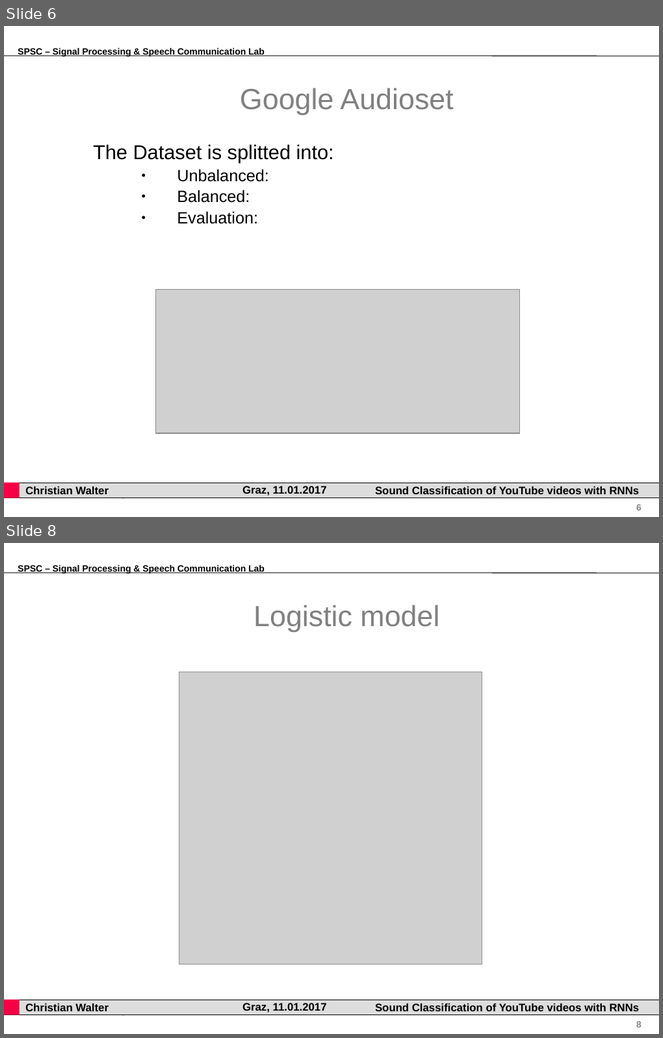
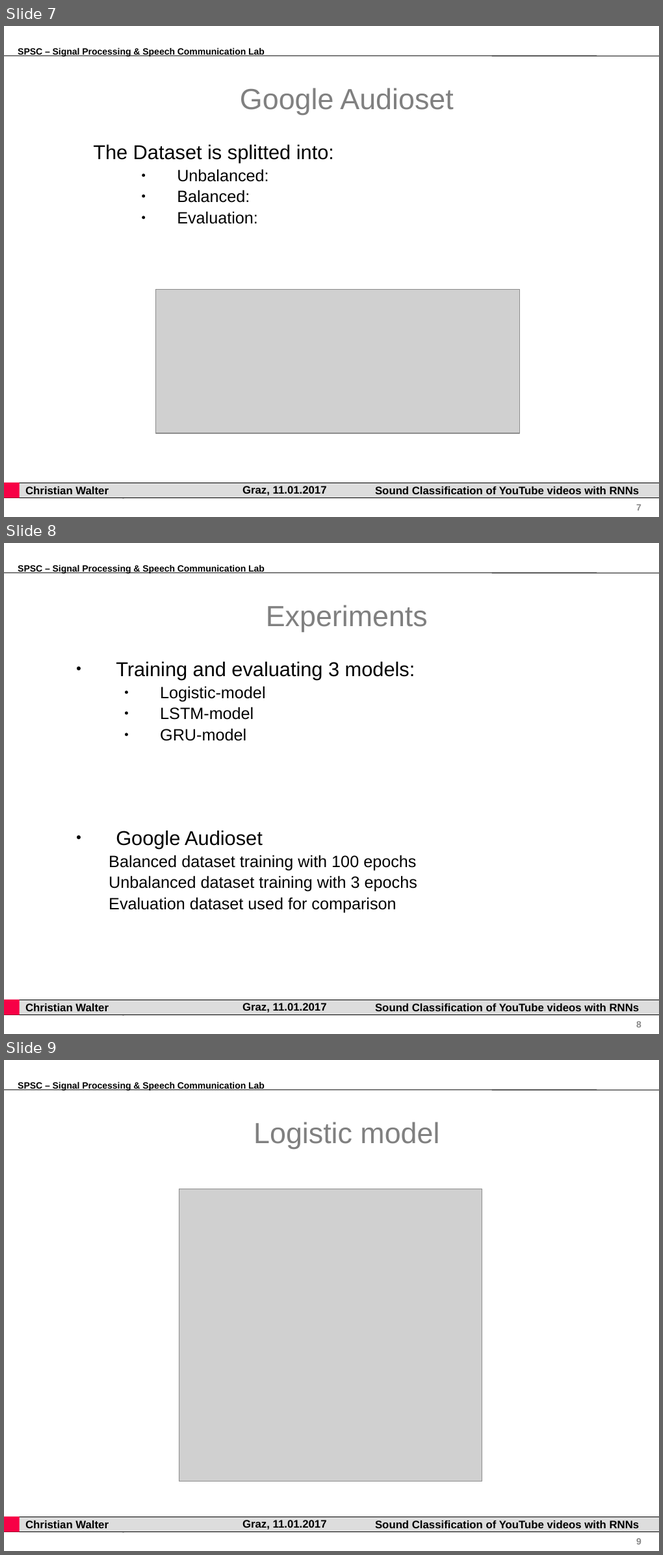
Before and after one commit to gartenschlaefer/present, a slide deck: bachelor_thesis/bachelor_thesis.ppt. Shown one above the other, each under a label of ours: slides 6 and 8 before the commit, slides 7, 8 and 9 after it; the slides between them are not shown. The pictures are 663x1038 and 663x1555 pixels, drawn with LibreOffice and Linux fonts; fonts in the diff are those of the drawing; grey boxes stand for pictures; background and template pictures are left out. Boxes give left, top, right and bottom in pixels: in the first picture for what was removed or moved away, otherwise in the second. Text is boxed around its words. In the diff, an @@ line names an element or a change of style, - is before the commit and + after.

```diff
--- a/bachelor_thesis/bachelor_thesis.ppt
+++ b/bachelor_thesis/bachelor_thesis.ppt
@@ slide 8 added at [4,543,659,1034], background #FFFFFF; not listed: 8 template elements that a slide beside it also shows @@
@@ title added at [266,605,428,632], 32 pt, text #808080 @@
+Experiments
@@ text added at [116,661,415,741], 18 pt, text #000000 @@
+● Training and evaluating 3 models:
+  ● Logistic-model
+  ● LSTM-model
+  ● GRU-model
@@ text added at [109,830,417,913], 18 pt, text #000000 @@
+● Google Audioset
+  Balanced dataset training with 100 epochs
+  Unbalanced dataset training with 3 epochs
+  Evaluation dataset used for comparison
@@ what was slide 6 is now slide 7 @@
@@ page number at [636,504,642,511]: text changed @@
-6
+7
@@ what was slide 8 is now slide 9 @@
```
Also in this commit, not shown: 5 slides changed, 4 other slides added, 1 slide removed, 14 other files.
